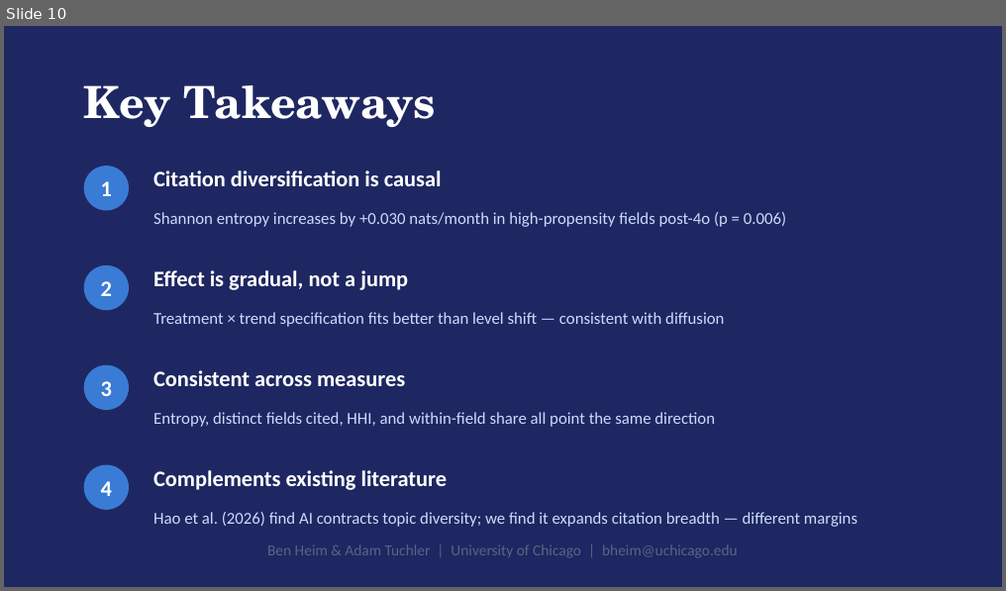
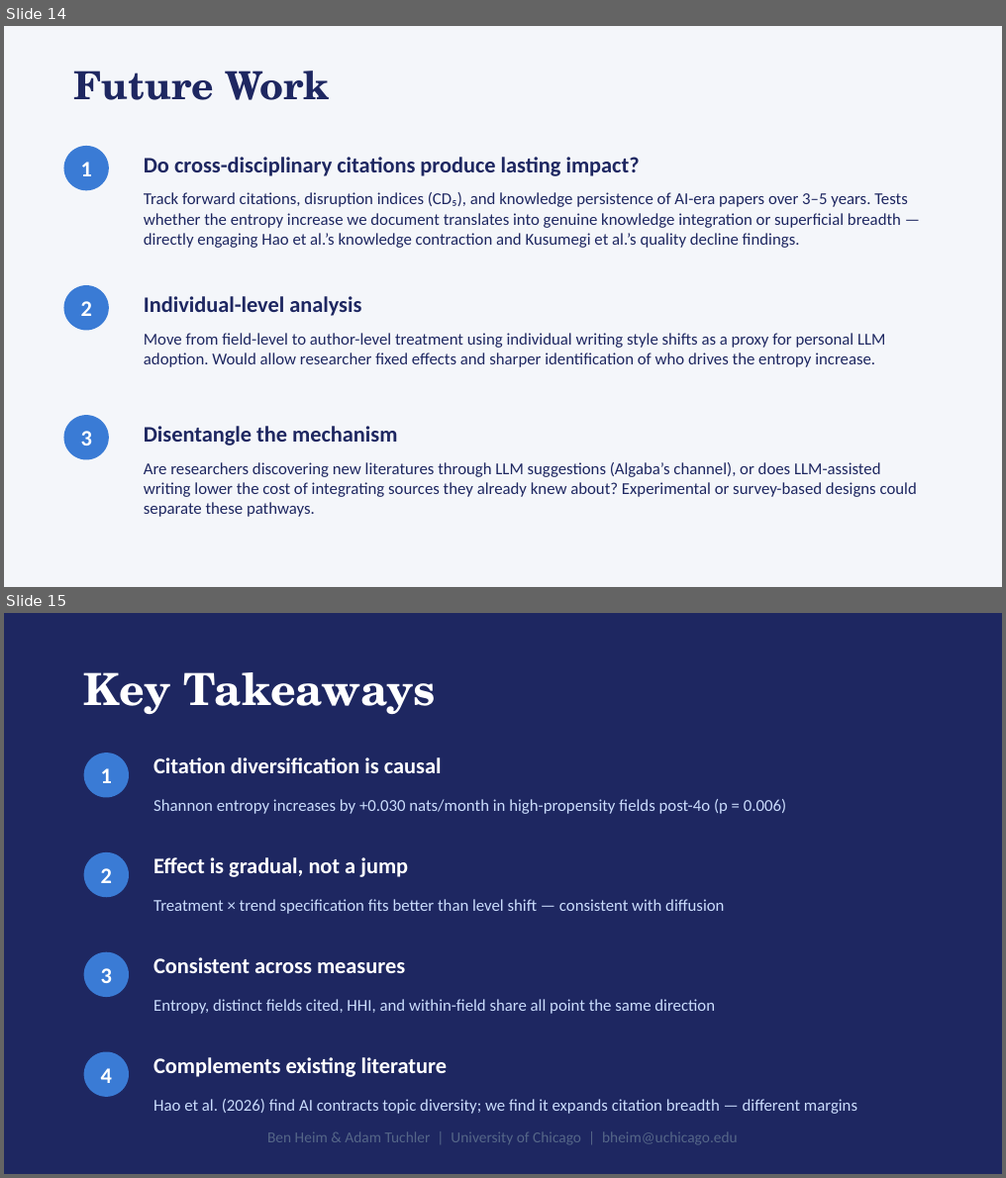
Before and after one commit to bheim/aig_final_project, a slide deck: claude work/output/presentation.pptx. Shown one above the other, each under a label of ours: slide 10 before the commit, slides 14 and 15 after it. The pictures are 1006x591 and 1006x1178 pixels, drawn with LibreOffice and Linux fonts; fonts in the diff are those of the drawing. Boxes give left, top, right and bottom in pixels: in the first picture for what was removed or moved away, otherwise in the second. Text is boxed around its words. In the diff, an @@ line names an element or a change of style, - is before the commit and + after.

```diff
--- a/claude work/output/presentation.pptx
+++ b/claude work/output/presentation.pptx
@@ slide 14 added at (4,26,1002,587), background #F4F6FA @@
@@ text added at (73,71,329,100), 28 pt, text #1E2761, bold @@
+Future Work
@@ ellipse added at (63,146,109,190), fill #3A7BD5, 16 pt, text #FFFFFF, bold @@
+1
@@ text added at (144,157,640,176), 16 pt, text #1E2761, bold @@
+Do cross-disciplinary citations produce lasting impact?
@@ text added at (144,192,908,248), 12 pt, text #1E2761 @@
+Track forward citations, disruption indices (CD₅), and knowledge persistence of AI-era papers over 3–5 years. Tests whether the entropy increase we document translates into genuine knowledge integration or superficial breadth — directly engaging Hao et al.’s knowledge contraction and Kusumegi et al.’s quality decline findings.
@@ ellipse added at (63,285,109,330), fill #3A7BD5, 16 pt, text #FFFFFF, bold @@
+2
@@ text added at (144,296,361,316), 16 pt, text #1E2761, bold @@
+Individual-level analysis
@@ text added at (144,333,885,368), 12 pt, text #1E2761 @@
+Move from field-level to author-level treatment using individual writing style shifts as a proxy for personal LLM adoption. Would allow researcher fixed effects and sharper identification of who drives the entropy increase.
@@ ellipse added at (63,415,109,460), fill #3A7BD5, 16 pt, text #FFFFFF, bold @@
+3
@@ text added at (144,426,397,446), 16 pt, text #1E2761, bold @@
+Disentangle the mechanism
@@ text added at (144,463,917,517), 12 pt, text #1E2761 @@
+Are researchers discovering new literatures through LLM suggestions (Algaba’s channel), or does LLM-assisted writing lower the cost of integrating sources they already knew about? Experimental or survey-based designs could separate these pathways.
@@ what was slide 10 is now slide 15 @@
```
Also in this commit, not shown: 4 other slides added, 2 other files.
